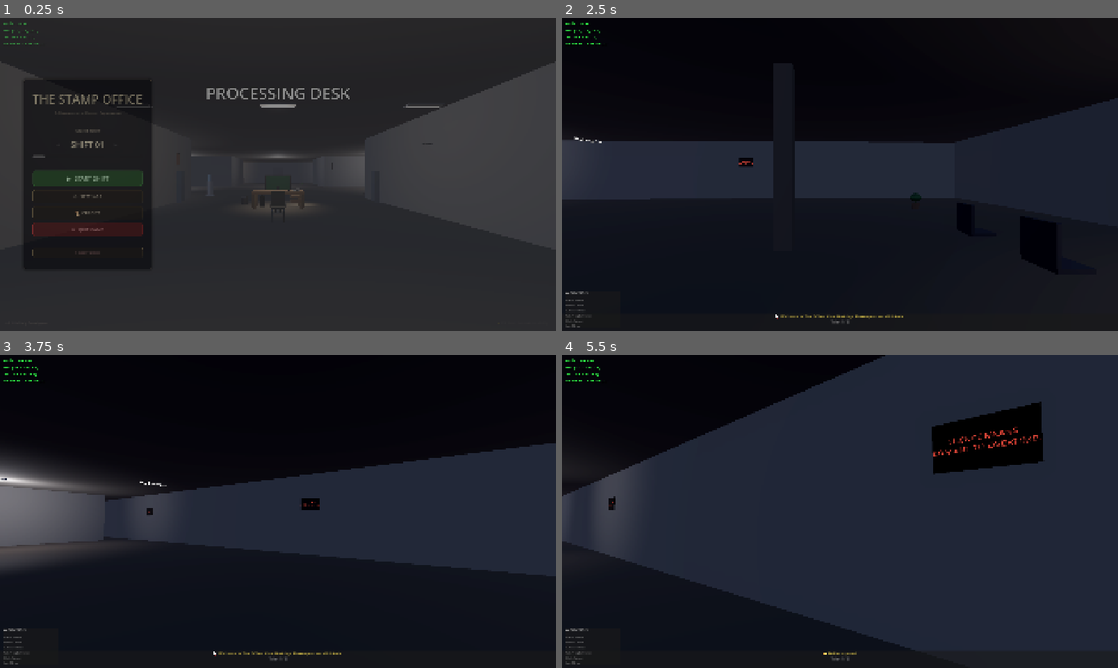
Above: before the commit, frames 1-4 (two rows, left to right).
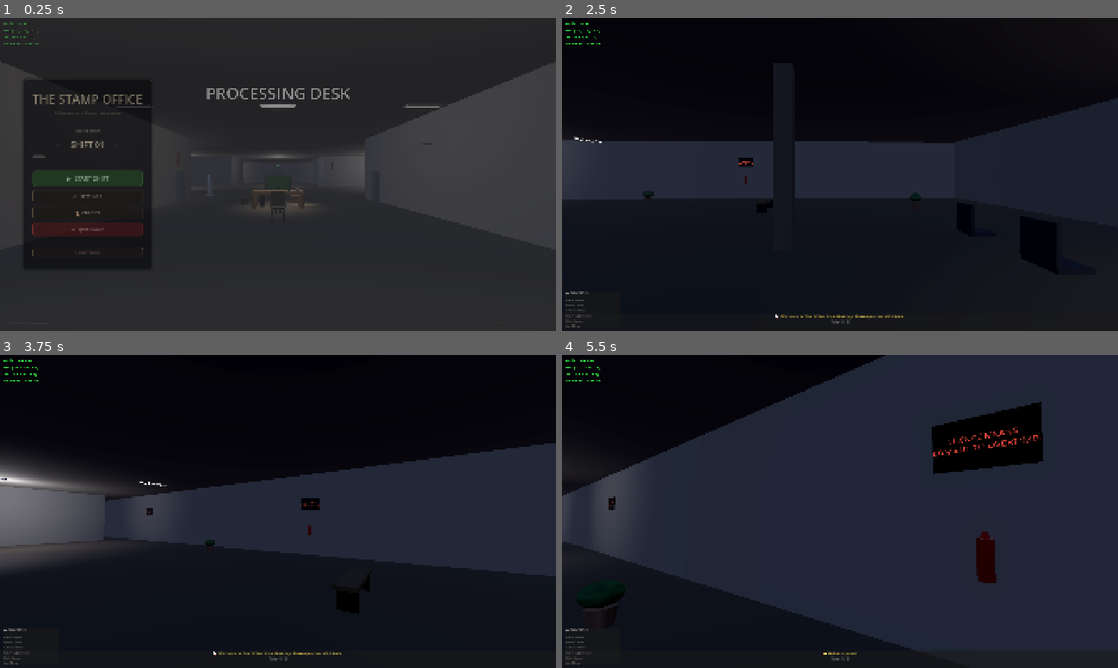
Above: after the commit, the same moments.

Repository: ThanhNguyxn/the-stamp-office
Game: Godot game, scene res://scenes/Main.tscn
The game is run twice, just before and just after one commit, with the same random seed, the same clock (stepped at 60 frames per second) and the same inputs.
Inputs (mouse positions are in pixels of both pictures, inside the frame that each line leads up to):
- Up to frame 1 (0.25 s): no input
- Up to frame 2 (2.5 s): click "▶ START SHIFT" at 0.5 s; tap Enter at 1.25 s; move the mouse to (834, 180) at 1.27 s; hold W (move_forward) from 1.28 s (still down); tap E (interact_desk) at 1.35 s; tap Space (move_jump) at 1.52, 2.27 s; move the mouse to (878, 177) at 2.02 s; tap Shift (move_sprint) at 2.1 s
- Up to frame 3 (3.75 s): move the mouse to (233, 508) at 2.77 s; tap Tab (toggle_cursor) at 2.85 s; move the mouse to (305, 511) at 3.52 s; release W (move_forward) at 3.53 s; hold A (move_left) from 3.53 s (still down); tap Enter at 3.6 s; click (305, 511) at 3.67 s
- Up to frame 4 (5.5 s): tap Space (move_jump) at 3.77, 4.52, 5.27 s; move the mouse to (756, 433) at 4.27 s; release A (move_left) at 4.28 s; hold S (move_back) 4.28-5.03 s; tap 1 at 4.35 s; move the mouse to (962, 495) at 5.02 s; hold D (move_right) from 5.03 s (still down); tap B at 5.1 s

The runs differ from the first frame. In frame 1, less than 0.1% of the frame differs, in the area x 49-51%, y 46-48%; in frame 2, less than 0.1%; in frame 3, 0.3%; in frame 4, 0.6%, in the area x 3-79%, y 56-81%.

Commit message:
feat: Add Main Hall decorations
New Main Hall area with:
- Bulletin Board on left wall (-19.9, 1.8, 8) with 5 notices (white/yellow/pink)
- Fire Extinguisher on right wall (19.85, 1.2, 5) - red cylinder
- Exit Signs (x2) - glowing green, at elevator and left wall
- Benches (x2) at (-15, 0, 8) and (15, 0, 8) for waiting
- Hall Plants (x2) at corners (-18, 0, 0) and (18, 0, 0)

Adds more life and realism to the main corridor

Diff:
--- a/game/scenes/Office3D.tscn
+++ b/game/scenes/Office3D.tscn
@@ -749,6 +749,70 @@
 albedo_color = Color(0.6, 0.1, 0.15, 1)
 roughness = 0.8
 
+[sub_resource type="BoxMesh" id="BoxMesh_bulletin_board"]
+size = Vector3(1.5, 1.0, 0.05)
+
+[sub_resource type="BoxMesh" id="BoxMesh_bulletin_frame"]
+size = Vector3(1.6, 1.1, 0.03)
+
+[sub_resource type="StandardMaterial3D" id="Material_bulletin_board"]
+albedo_color = Color(0.6, 0.5, 0.35, 1)
+roughness = 0.9
+
+[sub_resource type="StandardMaterial3D" id="Material_bulletin_frame"]
+albedo_color = Color(0.35, 0.28, 0.2, 1)
+roughness = 0.7
+
+[sub_resource type="BoxMesh" id="BoxMesh_notice"]
+size = Vector3(0.2, 0.28, 0.01)
+
+[sub_resource type="StandardMaterial3D" id="Material_notice_white"]
+albedo_color = Color(0.95, 0.95, 0.92, 1)
+roughness = 0.95
+
+[sub_resource type="StandardMaterial3D" id="Material_notice_yellow"]
+albedo_color = Color(0.95, 0.9, 0.5, 1)
+roughness = 0.95
+
+[sub_resource type="StandardMaterial3D" id="Material_notice_pink"]
+albedo_color = Color(0.95, 0.7, 0.75, 1)
+roughness = 0.95
+
+[sub_resource type="CylinderMesh" id="CylinderMesh_fire_ext_body"]
+top_radius = 0.08
+bottom_radius = 0.08
+height = 0.45
+
+[sub_resource type="CylinderMesh" id="CylinderMesh_fire_ext_top"]
+top_radius = 0.03
+bottom_radius = 0.05
+height = 0.08
+
+[sub_resource type="StandardMaterial3D" id="Material_fire_ext"]
+albedo_color = Color(0.85, 0.15, 0.1, 1)
+metallic = 0.4
+roughness = 0.3
+
+[sub_resource type="BoxMesh" id="BoxMesh_exit_sign"]
+size = Vector3(0.4, 0.15, 0.03)
+
+[sub_resource type="StandardMaterial3D" id="Material_exit_sign"]
+albedo_color = Color(0.1, 0.7, 0.2, 1)
+emission_enabled = true
+emission = Color(0.1, 0.8, 0.2, 1)
+emission_energy_multiplier = 2.0
+
+[sub_resource type="BoxMesh" id="BoxMesh_bench"]
+size = Vector3(1.8, 0.08, 0.45)
+
+[sub_resource type="BoxMesh" id="BoxMesh_bench_leg"]
+size = Vector3(0.08, 0.4, 0.4)
+
+[sub_resource type="StandardMaterial3D" id="Material_bench"]
+albedo_color = Color(0.5, 0.4, 0.3, 1)
+metallic = 0.1
+roughness = 0.6
+
 [sub_resource type="BoxMesh" id="BoxMesh_welcome_mat"]
 size = Vector3(1.5, 0.02, 0.8)
 
@@ -2447,6 +2511,130 @@
 [node name="CollisionShape3D" type="CollisionShape3D" parent="Furniture/CoatRackCollision"]
 shape = SubResource("BoxShape_coat_rack")
 
+[node name="MainHall" type="Node3D" parent="."]
+
+[node name="BulletinBoard" type="Node3D" parent="MainHall"]
+transform = Transform3D(1, 0, 0, 0, 1, 0, 0, 0, 1, -19.9, 1.8, 8)
+
+[node name="Frame" type="MeshInstance3D" parent="MainHall/BulletinBoard"]
+mesh = SubResource("BoxMesh_bulletin_frame")
+surface_material_override/0 = SubResource("Material_bulletin_frame")
+
+[node name="Board" type="MeshInstance3D" parent="MainHall/BulletinBoard"]
+transform = Transform3D(1, 0, 0, 0, 1, 0, 0, 0, 1, 0, 0, 0.02)
+mesh = SubResource("BoxMesh_bulletin_board")
+surface_material_override/0 = SubResource("Material_bulletin_board")
+
+[node name="Notice1" type="MeshInstance3D" parent="MainHall/BulletinBoard"]
+transform = Transform3D(0.98, 0.17, 0, -0.17, 0.98, 0, 0, 0, 1, -0.4, 0.2, 0.04)
+mesh = SubResource("BoxMesh_notice")
+surface_material_override/0 = SubResource("Material_notice_white")
+
+[node name="Notice2" type="MeshInstance3D" parent="MainHall/BulletinBoard"]
+transform = Transform3D(0.97, -0.26, 0, 0.26, 0.97, 0, 0, 0, 1, 0.1, 0.25, 0.04)
+mesh = SubResource("BoxMesh_notice")
+surface_material_override/0 = SubResource("Material_notice_yellow")
+
+[node name="Notice3" type="MeshInstance3D" parent="MainHall/BulletinBoard"]
+transform = Transform3D(1, 0, 0, 0, 1, 0, 0, 0, 1, -0.2, -0.15, 0.04)
+mesh = SubResource("BoxMesh_notice")
+surface_material_override/0 = SubResource("Material_notice_pink")
+
+[node name="Notice4" type="MeshInstance3D" parent="MainHall/BulletinBoard"]
+transform = Transform3D(0.94, 0.34, 0, -0.34, 0.94, 0, 0, 0, 1, 0.35, -0.1, 0.04)
+mesh = SubResource("BoxMesh_notice")
+surface_material_override/0 = SubResource("Material_notice_white")
+
+[node name="Notice5" type="MeshInstance3D" parent="MainHall/BulletinBoard"]
+transform = Transform3D(0.98, -0.17, 0, 0.17, 0.98, 0, 0, 0, 1, 0.5, 0.15, 0.04)
+mesh = SubResource("BoxMesh_notice")
+surface_material_override/0 = SubResource("Material_notice_yellow")
+
+[node name="FireExtinguisher" type="Node3D" parent="MainHall"]
+transform = Transform3D(1, 0, 0, 0, 1, 0, 0, 0, 1, 19.85, 1.2, 5)
+
+[node name="Body" type="MeshInstance3D" parent="MainHall/FireExtinguisher"]
+transform = Transform3D(1, 0, 0, 0, 1, 0, 0, 0, 1, 0, 0, 0)
+mesh = SubResource("CylinderMesh_fire_ext_body")
+surface_material_override/0 = SubResource("Material_fire_ext")
+
+[node name="Top" type="MeshInstance3D" parent="MainHall/FireExtinguisher"]
+transform = Transform3D(1, 0, 0, 0, 1, 0, 0, 0, 1, 0, 0.26, 0)
+mesh = SubResource("CylinderMesh_fire_ext_top")
+surface_material_override/0 = SubResource("Material_fire_ext")
+
+[node name="ExitSign1" type="MeshInstance3D" parent="MainHall"]
+transform = Transform3D(1, 0, 0, 0, 1, 0, 0, 0, 1, 0, 3.5, -29.8)
+mesh = SubResource("BoxMesh_exit_sign")
+surface_material_override/0 = SubResource("Material_exit_sign")
+
+[node name="ExitSign2" type="MeshInstance3D" parent="MainHall"]
+transform = Transform3D(1, 0, 0, 0, 1, 0, 0, 0, 1, -19.9, 3.5, 0)
+mesh = SubResource("BoxMesh_exit_sign")
+surface_material_override/0 = SubResource("Material_exit_sign")
+
+[node name="Bench1" type="Node3D" parent="MainHall"]
+transform = Transform3D(1, 0, 0, 0, 1, 0, 0, 0, 1, -15, 0, 8)
+
+[node name="Seat" type="MeshInstance3D" parent="MainHall/Bench1"]
+transform = Transform3D(1, 0, 0, 0, 1, 0, 0, 0, 1, 0, 0.44, 0)
+mesh = SubResource("BoxMesh_bench")
+surface_material_override/0 = SubResource("Material_bench")
+
+[node name="LegL" type="MeshInstance3D" parent="MainHall/Bench1"]
+transform = Transform3D(1, 0, 0, 0, 1, 0, 0, 0, 1, -0.7, 0.2, 0)
+mesh = SubResource("BoxMesh_bench_leg")
+surface_material_override/0 = SubResource("Material_chair_leg")
+
+[node name="LegR" type="MeshInstance3D" parent="MainHall/Bench1"]
+transform = Transform3D(1, 0, 0, 0, 1, 0, 0, 0, 1, 0.7, 0.2, 0)
+mesh = SubResource("BoxMesh_bench_leg")
+surface_material_override/0 = SubResource("Material_chair_leg")
+
+[node name="Bench2" type="Node3D" parent="MainHall"]
+transform = Transform3D(1, 0, 0, 0, 1, 0, 0, 0, 1, 15, 0, 8)
+
+[node name="Seat" type="MeshInstance3D" parent="MainHall/Bench2"]
+transform = Transform3D(1, 0, 0, 0, 1, 0, 0, 0, 1, 0, 0.44, 0)
+mesh = SubResource("BoxMesh_bench")
+surface_material_override/0 = SubResource("Material_bench")
+
+[node name="LegL" type="MeshInstance3D" parent="MainHall/Bench2"]
+transform = Transform3D(1, 0, 0, 0, 1, 0, 0, 0, 1, -0.7, 0.2, 0)
+mesh = SubResource("BoxMesh_bench_leg")
+surface_material_override/0 = SubResource("Material_chair_leg")
+
+[node name="LegR" type="MeshInstance3D" parent="MainHall/Bench2"]
+transform = Transform3D(1, 0, 0, 0, 1, 0, 0, 0, 1, 0.7, 0.2, 0)
+mesh = SubResource("BoxMesh_bench_leg")
+surface_material_override/0 = SubResource("Material_chair_leg")
+
+[node name="HallPlant1" type="Node3D" parent="MainHall"]
+transform = Transform3D(1, 0, 0, 0, 1, 0, 0, 0, 1, -18, 0, 0)
+
+[node name="Pot" type="MeshInstance3D" parent="MainHall/HallPlant1"]
+transform = Transform3D(1, 0, 0, 0, 1, 0, 0, 0, 1, 0, 0.15, 0)
+mesh = SubResource("CylinderMesh_pot")
+surface_material_override/0 = SubResource("Material_pot")
+
+[node name="Leaves" type="MeshInstance3D" parent="MainHall/HallPlant1"]
+transform = Transform3D(1, 0, 0, 0, 1, 0, 0, 0, 1, 0, 0.5, 0)
+mesh = SubResource("SphereMesh_plant")
+surface_material_override/0 = SubResource("Material_plant")
+
+[node name="HallPlant2" type="Node3D" parent="MainHall"]
+transform = Transform3D(1, 0, 0, 0, 1, 0, 0, 0, 1, 18, 0, 0)
+
+[node name="Pot" type="MeshInstance3D" parent="MainHall/HallPlant2"]
+transform = Transform3D(1, 0, 0, 0, 1, 0, 0, 0, 1, 0, 0.15, 0)
+mesh = SubResource("CylinderMesh_pot")
+surface_material_override/0 = SubResource("Material_pot")
+
+[node name="Leaves" type="MeshInstance3D" parent="MainHall/HallPlant2"]
+transform = Transform3D(1, 0, 0, 0, 1, 0, 0, 0, 1, 0, 0.5, 0)
+mesh = SubResource("SphereMesh_plant")
+surface_material_override/0 = SubResource("Material_plant")
+
 [node name="Doors" type="Node3D" parent="."]
 
 [node name="ElevatorDoor" type="MeshInstance3D" parent="Doors"]
Not shown: 1 places in game/scenes/Office3D.tscn that only renumber resources
